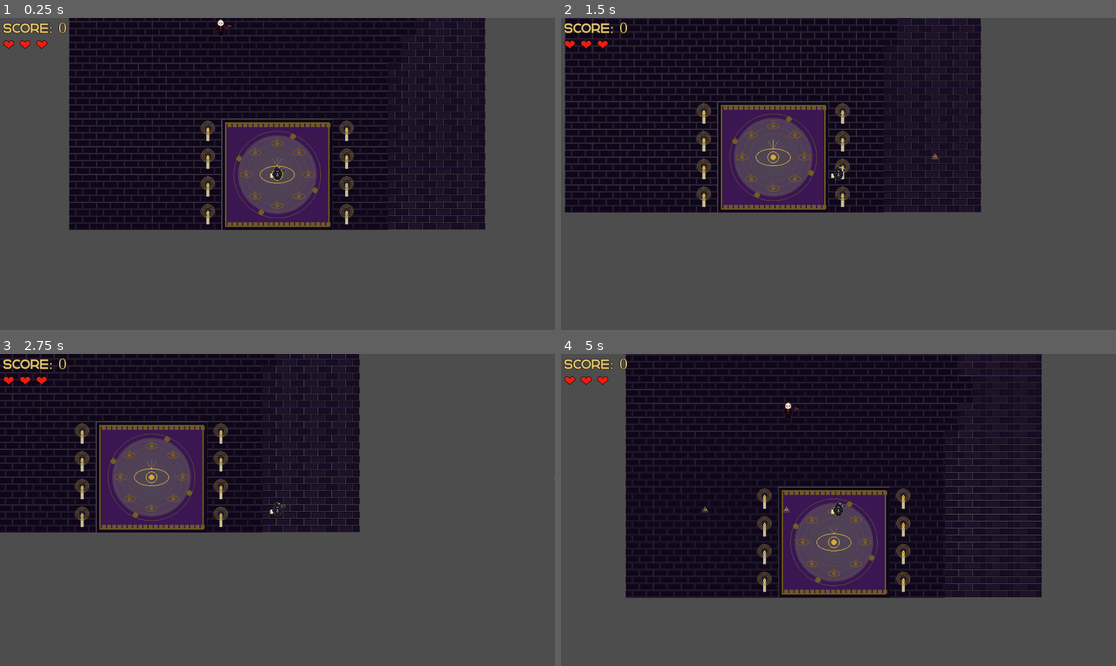
Above: before the commit, frames 1-4 (two rows, left to right).
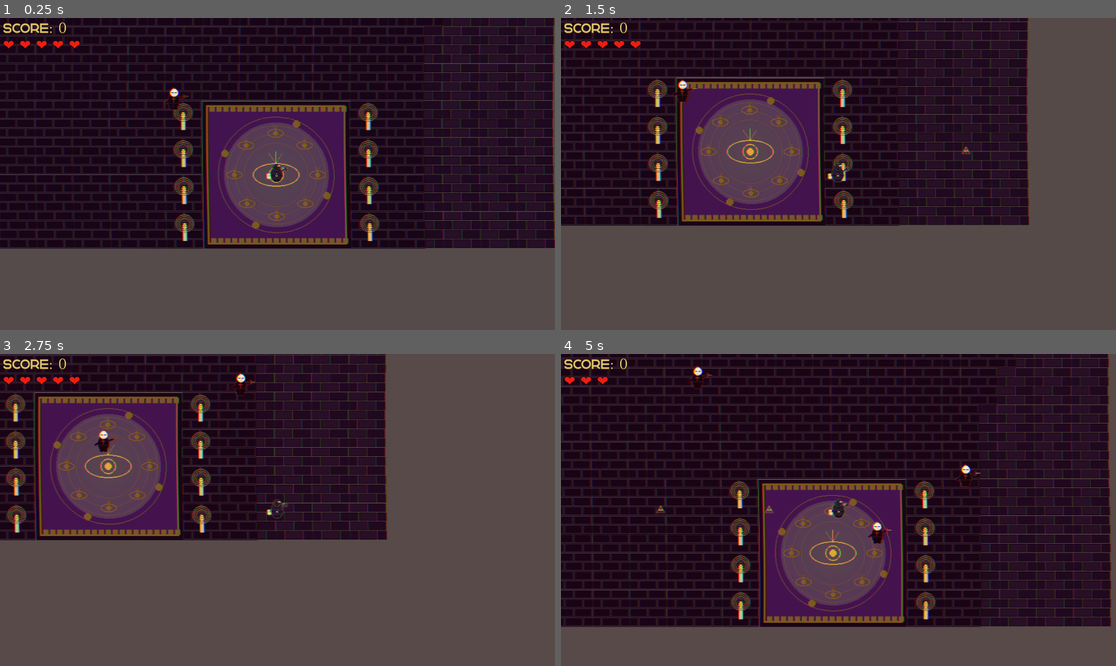
Above: after the commit, the same moments.

Repository: HMarchiori/Infiltrated
Game: Godot game, scene res://Game.tscn
The game is run twice, just before and just after one commit, with the same random seed, the same clock (stepped at 60 frames per second) and the same inputs.
Inputs:
- Up to frame 1 (0.25 s): no input
- Up to frame 2 (1.5 s): tap Enter (ui_accept) at 0.5, 0.77 s; hold Right (ui_right) 0.53-1.28 s; hold Down (ui_down) from 1.28 s (still down)
- Up to frame 3 (2.75 s): tap Enter (ui_accept) at 1.52 s; release Down (ui_down) at 2.03 s; hold Right (ui_right) from 2.03 s (still down)
- Up to frame 4 (5 s): release Right (ui_right) at 2.78 s; hold Up (ui_up) 2.78-3.53 s; tap Enter (ui_accept) at 3.02, 3.77, 4.52 s; hold Left (ui_left) from 3.53 s (still down)

The runs differ from the first frame. In frame 1, 41% of the frame differs, in the area x 0-100%, y 0-74%; in frame 2, 28%; in frame 3, 23%; in frame 4, 48%, in the area x 0-100%, y 0-88%.

Commit message:
MVP version 1.0

Diff:
--- a/infiltrated/Game.gd
+++ b/infiltrated/Game.gd
@@ -6,6 +6,7 @@
 @onready var player: CharacterBody2D = $Player
 @onready var hud_label: Label = $HUD/ScoreLabel
 @onready var hud_lives: Label = $HUD/LivesLabel
+@onready var room_clear_banner: Label = $HUD/RoomClearBanner
 
 func _ready() -> void:
 	var spawn := room.get_node("SpawnPoint") as Marker2D
@@ -25,7 +26,9 @@
 	_atualizar_hud()
 
 func _on_sala_limpa() -> void:
-	hud_label.text = "Sala limpa! Entre no portal.\nScore: %d" % GameState.score
+	_atualizar_hud()
+	var tween := create_tween()
+	tween.tween_property(room_clear_banner, "modulate:a", 1.0, 0.6)
 
 func _on_jogador_hp_alterado(hp_atual: int) -> void:
 	hud_lives.text = "❤ ".repeat(max(0, hp_atual)).strip_edges()
--- a/infiltrated/Game.tscn
+++ b/infiltrated/Game.tscn
@@ -1,29 +1,45 @@
 [gd_scene format=3 uid="uid://0fdtj6k827oj"]
 
 [ext_resource type="Script" uid="uid://cyocoimkt2wgy" path="res://Game.gd" id="1_gamescript"]
-[ext_resource type="PackedScene" uid="uid://b5kme2ubdm57p" path="res://Room.tscn" id="2_roomscene"]
+[ext_resource type="PackedScene" uid="uid://djy0t2gsp56b1" path="res://Room.tscn" id="2_roomscene"]
 [ext_resource type="PackedScene" uid="uid://baeg0weytkeyi" path="res://Player.tscn" id="3_playerscene"]
+[ext_resource type="Shader" path="res://psycho_overlay.gdshader" id="4_psychoshader"]
+
+[sub_resource type="ShaderMaterial" id="ShaderMaterial_psycho"]
+shader = ExtResource("4_psychoshader")
 
 [node name="Game" type="Node2D" unique_id=2026175410]
 script = ExtResource("1_gamescript")
 
 [node name="Room" parent="." unique_id=520296313 instance=ExtResource("2_roomscene")]
-position = Vector2(55, -201)
+position = Vector2(0, 0)
 
 [node name="Player" parent="." unique_id=2029011315 instance=ExtResource("3_playerscene")]
 position = Vector2(24, -9)
+hp = 5
+
+[node name="PostFX" type="CanvasLayer" parent="."]
+layer = 10
+
+[node name="Overlay" type="ColorRect" parent="PostFX"]
+anchors_preset = 15
+anchor_right = 1.0
+anchor_bottom = 1.0
+mouse_filter = 2
+material = SubResource("ShaderMaterial_psycho")
 
 [node name="HUD" type="CanvasLayer" parent="." unique_id=90370623]
+layer = 128
 
 [node name="ScoreLabel" type="Label" parent="HUD" unique_id=1538594647]
 offset_left = 10.0
 offset_top = 10.0
 offset_right = 600.0
 offset_bottom = 65.0
+theme_override_colors/font_color = Color(0.88, 0.76, 0.42, 1)
+theme_override_colors/font_outline_color = Color(0.03, 0, 0, 1)
+theme_override_constants/outline_size = 6
 theme_override_font_sizes/font_size = 48
-theme_override_colors/font_color = Color(0.88, 0.76, 0.42, 1.0)
-theme_override_colors/font_outline_color = Color(0.03, 0.0, 0.0, 1.0)
-theme_override_constants/outline_size = 6
 text = "Score: 0"
 
 [node name="LivesLabel" type="Label" parent="HUD" unique_id=1538594648]
@@ -31,8 +47,27 @@
 offset_top = 65.0
 offset_right = 400.0
 offset_bottom = 120.0
+theme_override_colors/font_color = Color(0.92, 0.12, 0.08, 1)
+theme_override_colors/font_outline_color = Color(0.03, 0, 0, 1)
+theme_override_constants/outline_size = 6
 theme_override_font_sizes/font_size = 48
-theme_override_colors/font_color = Color(0.92, 0.12, 0.08, 1.0)
+text = "❤ ❤ ❤"
+
+[node name="RoomClearBanner" type="Label" parent="HUD"]
+anchor_left = 0.5
+anchor_top = 0.5
+anchor_right = 0.5
+anchor_bottom = 0.5
+offset_left = -500.0
+offset_top = -60.0
+offset_right = 500.0
+offset_bottom = 60.0
+modulate = Color(1, 1, 1, 0)
+theme_override_font_sizes/font_size = 58
+theme_override_colors/font_color = Color(0.88, 0.76, 0.42, 1.0)
 theme_override_colors/font_outline_color = Color(0.03, 0.0, 0.0, 1.0)
-theme_override_constants/outline_size = 6
-text = "❤ ❤ ❤"
+theme_override_constants/outline_size = 8
+horizontal_alignment = 1
+vertical_alignment = 1
+text = "Sala Purificada!
+Dirija-se ao Portal"
--- a/infiltrated/Player.tscn
+++ b/infiltrated/Player.tscn
@@ -29,7 +29,7 @@
 shape = SubResource("RectangleShape2D_xhfnw")
 
 [node name="PlayerCamera" type="Camera2D" parent="." unique_id=1788755235]
-zoom = Vector2(1.5, 1.5)
+zoom = Vector2(2, 2)
 
 [node name="StatsComponent" type="Node" parent="." unique_id=87154125]
 
--- a/infiltrated/Room.tscn
+++ b/infiltrated/Room.tscn
@@ -1061,6 +1061,7 @@
 [sub_resource type="TileSetAtlasSource" id="TileSetAtlasSource_1kin1"]
 texture = ExtResource("4_vbd26")
 texture_region_size = Vector2i(32, 32)
+use_texture_padding = false
 0:0/0 = 0
 1:0/0 = 0
 2:0/0 = 0
@@ -1200,7 +1201,7 @@
 position = Vector2(-14, 353)
 
 [node name="ExitPortalSpawnPoint" type="Marker2D" parent="." unique_id=917051988]
-position = Vector2(16, -198)
+position = Vector2(-19, 360)
 
 [node name="AudioStreamPlayer" type="AudioStreamPlayer" parent="." unique_id=65780727]
 stream = ExtResource("9_4v3hs")
--- /dev/null
+++ b/infiltrated/psycho_overlay.gdshader
@@ -0,0 +1,28 @@
+shader_type canvas_item;
+
+uniform sampler2D screen_texture : hint_screen_texture, repeat_disable, filter_linear_mipmap;
+
+void fragment() {
+	vec2 uv = SCREEN_UV;
+	float t = TIME * 0.2;
+
+	// Very subtle wave distortion
+	float wave_x = sin(uv.y * 5.0 + t * 0.9) * 0.0022;
+	float wave_y = cos(uv.x * 4.0 + t * 0.6) * 0.00015;
+	vec2 warped = uv + vec2(wave_x, wave_y);
+
+	// Light chromatic aberration
+	float aberr = 0.0015;
+	float r = texture(screen_texture, warped + vec2(aberr, 0.0)).r;
+	float g = texture(screen_texture, warped).g;
+	float b = texture(screen_texture, warped - vec2(aberr, 0.0)).b;
+	vec3 col = vec3(r, g, b);
+
+	// Very faint blood tint
+	float blood = sin(t * 1.8) * 0.012 + 0.03;
+	col.r += blood;
+	col.g -= blood * 0.3;
+	col.b -= blood * 0.4;
+
+	COLOR = vec4(col, 1.0);
+}
Not shown, added: infiltrated/psycho_overlay.gdshader.uid
